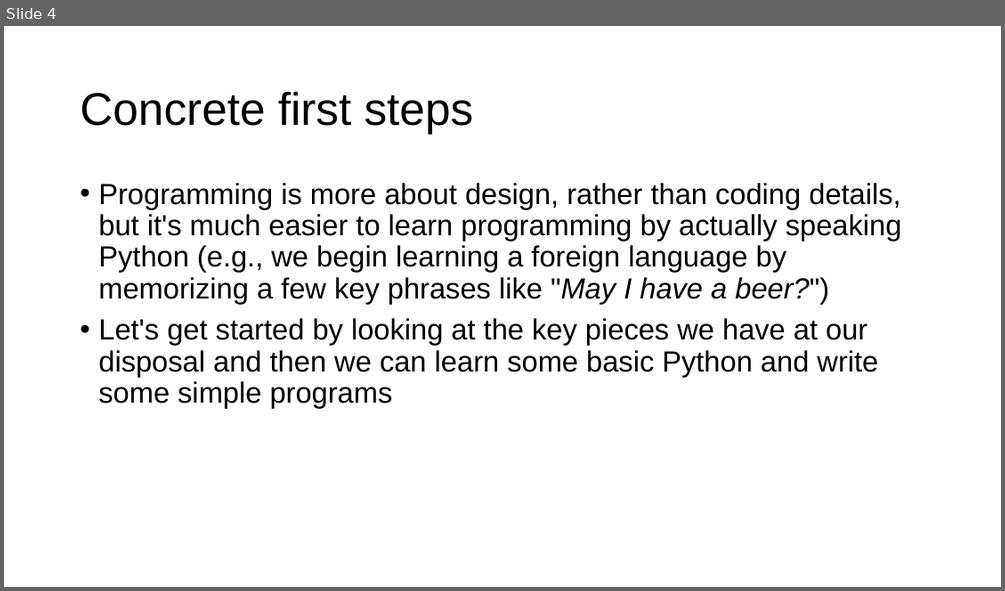
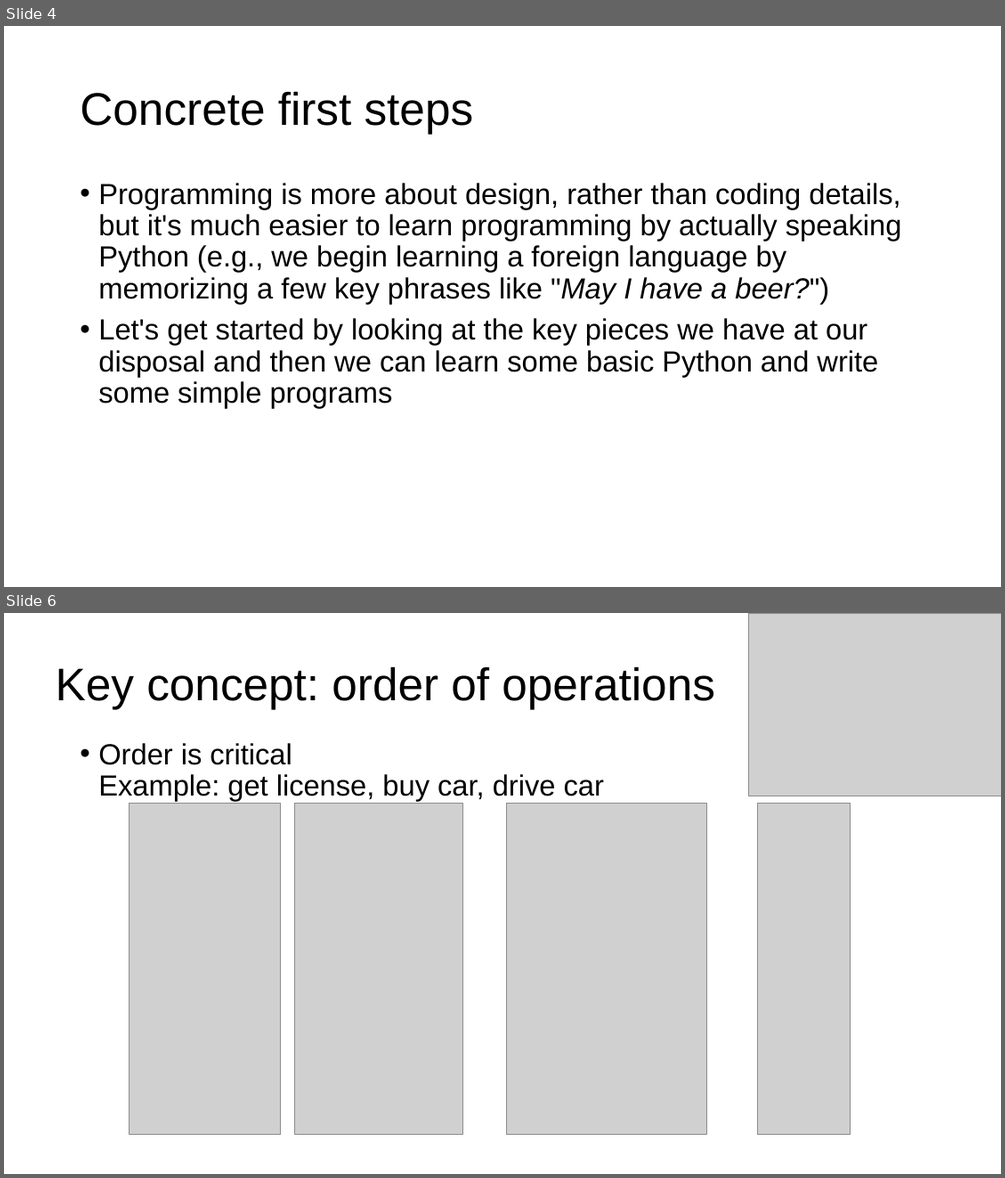
Before and after one commit to parrt/msds501, a slide deck: slides/intro-programming.pptx. Shown one above the other, each under a label of ours: slide 4 before the commit, slides 4 and 6 after it; the slides between them are not shown. The pictures are 1005x591 and 1005x1178 pixels, drawn with LibreOffice and Linux fonts; fonts in the diff are those of the drawing; grey boxes stand for pictures; background and template pictures are left out. Boxes give left, top, right and bottom in pixels: in the first picture for what was removed or moved away, otherwise in the second. Text is boxed around its words. In the diff, an @@ line names an element or a change of style, - is before the commit and + after.

```diff
--- a/slides/intro-programming.pptx
+++ b/slides/intro-programming.pptx
@@ slide 6 added at (4,613,1001,1174), background #FFFFFF @@
@@ picture added at (748,614,1001,796) @@
@@ title added at (56,666,715,709), 44 pt, text #000000 @@
+Key concept: order of operations
@@ text added at (98,743,604,801), 28 pt, text #000000 @@
+• Order is critical
+  Example: get license, buy car, drive car
@@ picture added at (129,803,281,1135) @@
@@ picture added at (295,803,463,1135) @@
@@ picture added at (507,803,708,1135) @@
@@ picture added at (758,803,850,1135) @@
```
Also in this commit, not shown: 1 slide changed, 12 other slides added, 2 slides removed, 3 other files.
